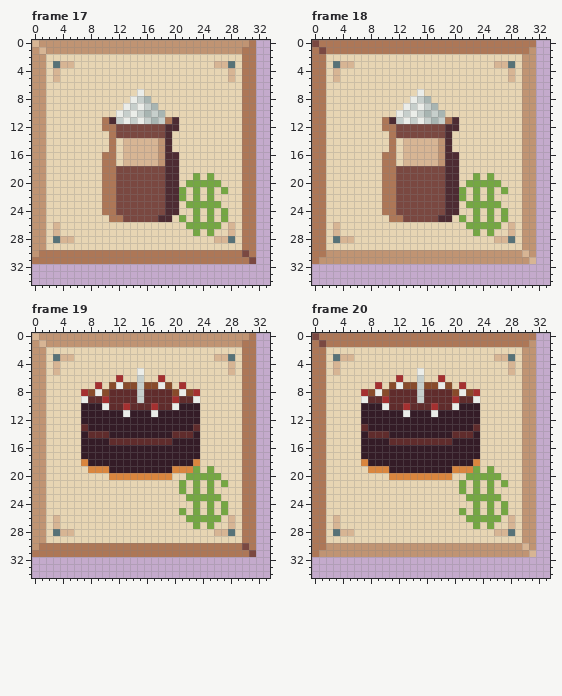
Edited in one commit: pixel-art file (assets/farm_assets.aseprite). This is how it looked before the edit.
144x144 pixels, 20 frames. Shown: frame 17: x 0..33, y 0..34; frame 18: x 0..33, y 0..34; frame 19: x 0..33, y 0..34; frame 20: x 0..33, y 0..34. The commit also changed other frames, which this record leaves out.
New version:
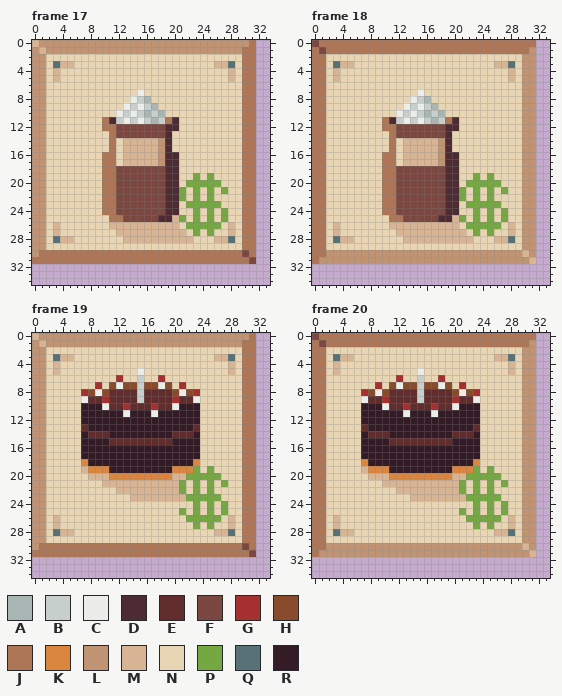
Palette (. is transparent): A #a8b5b2  B #c7cfcc  C #ebede9  D #4d2b32  E #602c2c  F #7a4841  G #a53030  H #884b2b  J #ad7757  K #da863e  L #c09473  M #d7b594  N #e7d5b3  P #75a743  Q #577277  R #341c27
Message: Add icons with outline, fix missing shadows
From old to new:
--- frame 17, layer "Layer 3"
@@ x 9..24 @@
 24 NJJFFFFFFFDDNNPN
-25 NNJJFFFFFDDNPNPN
-26 NNNNNNNNNNNNNPPP
-27 NNNNNNNNNNNNNNPN
-28 NNNNNNNNNNNNNNNN
+25 NNJJFFFFFDDMPNPN
+26 NNMMMMMMMMMMNPPP
+27 NNNMMMMMMMMMMNPN
+28 NNNNMMMMMMMMMMNN
 29 NNNNNNNNNNNNNNNN
--- frame 18, layer "Layer 3": the same change as frame 17
--- frame 19, layer "Layer 3"
@@ x 5..23 @@
 18 NNKRRRRRRRRRRRRRRRK
-19 NNNKKKRRRRRRRRRKKKP
-20 NNNNNNKKKKKKKKKNNPP
-21 NNNNNNNNNNNNNNNNPNP
-22 NNNNNNNNNNNNNNNNPNP
-23 NNNNNNNNNNNNNNNNNPP
+19 NNMKKKRRRRRRRRRKKKP
+20 NNNMMMKKKKKKKKKMMPP
+21 NNNNNMMMMMMMMMMMPNP
+22 NNNNNNNMMMMMMMMMPNP
+23 NNNNNNNNNMMMMMMMMPP
 24 NNNNNNNNNNNNNNNNNNP
--- frame 20, layer "Layer 3": the same change as frame 19
Changed places in both pictures, as pixel boxes (x1, y1, x2, y2):
changed: (109, 215, 193, 243)
changed: (389, 215, 473, 243)
changed: (81, 466, 186, 501)
changed: (361, 466, 466, 501)
